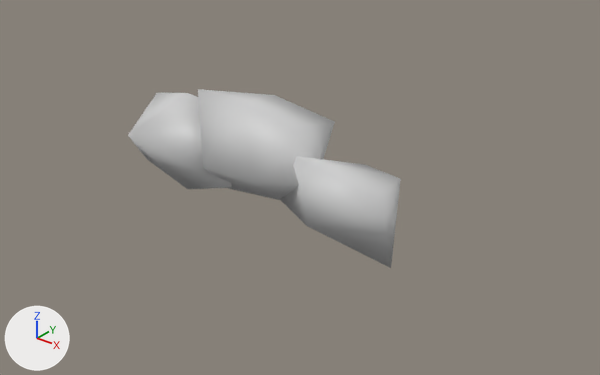
Before and after pictures for a commit that changed the Blender file models/stoneWallSegment.blend.
Camera for both pictures: a camera (50 mm lens) standing at (3.15, -3.61, 2.03) and looking at (0.26, 0.0, -0.21). Arrows for +X, +Y and +Z are at lower left; the lights stay in place.

The first picture shows 'stoneWallSegment'.
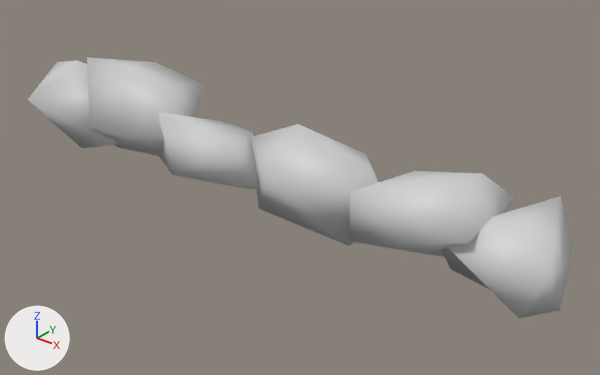
Patch to the scene script:
```diff
--- a/models/stoneWallSegment.blend.py
+++ b/models/stoneWallSegment.blend.py
@@ me_cube_021 @@
 # used by ob_stonewallsegment; location = (1.193, -0.126, -0.053); scale = (0.745, 0.565, 0.456)
 # verts and faces of me_cube_021; kept vertices keep their numbers, new ones are numbered from 28
 # before: 0 (-2.88, -0.07, -0.53) at pixel (147, 159)
-me_cube_021.from_pydata(...)  # 28 vertices, 40 faces; spans x -2.88..-0.11, y -0.48..0.55, z -0.66..0.91
+me_cube_021.from_pydata(...)  # 55 vertices, 80 faces; spans x -2.92..2.56, y -0.48..0.55, z -0.67..0.91
+# me_cube_021 part 1
+verts[0] = (-2.92, -0.07, -0.45)  # moved, pixel (47, 117)
+# me_cube_021 part 2
+# 1 vertex moves from x -0.11, y -0.25, z -0.62 to x 0.09, y -0.25, z -0.22
+# 27 vertices are added at x -0.23..2.56, y -0.48..0.5, z -0.67..0.76
+# 40 new faces join them
 me_cube_021.materials.append(mat_rock)
@@ ob_stonewallsegment @@
 ob_stonewallsegment = bpy.data.objects.new('stoneWallSegment', me_cube_021)
-ob_stonewallsegment.location = (1.193, -0.126, -0.053)
+ob_stonewallsegment.location = (0.104, -0.126, -0.053)
 ob_stonewallsegment.scale = (0.745, 0.565, 0.456)
```

Boxes [x1, y1, x2, y2] around the edits, measured in the pictures (600 x 375 px; the box of a moved part takes in the faces that stretch with it):
'stoneWallSegment', reshaped, moved (99% wider, 46% taller): before [128, 89, 401, 268]; after [28, 57, 573, 318]
part 1 of me_cube_021, moved or reshaped: before [131, 138, 186, 188]; after [36, 107, 76, 143]
part 2 of me_cube_021, built on: before [308, 179, 401, 268]; after [173, 124, 570, 318]
